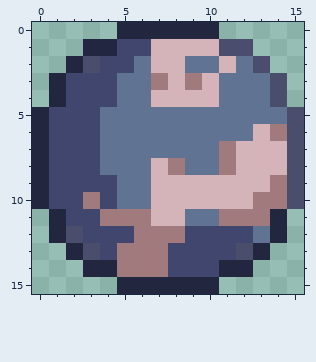
One commit to this pixel-art sprite: precursorracekrakoth_arcanapatch/objects/atprk_relicseeker/atprk_planetpins/atprk_arcanaferociouspin.png. This is how it looked before the edit.
The file is 16x16 pixels.
After the commit:
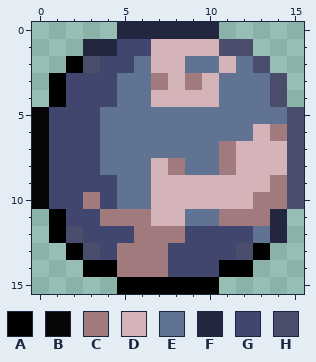
Palette (. is transparent): A #000000  B #070508  C #a17a7e  D #d4b4b8  E #617392  F #22263f  G #40466d  H #4a4e6c
The edit:
{"y":2,"x":2,"old":"F","new":"A"}
{"y":3,"x":1,"old":"F","new":"A"}
{"y":4,"x":1,"old":"F","new":"A"}
{"y":5,"x":0,"old":"F","new":"B"}
{"y":6,"x":0,"old":"F","new":"B"}
{"y":7,"x":0,"old":"F","new":"B"}
{"y":8,"x":0,"old":"F","new":"B"}
{"y":9,"x":0,"old":"F","new":"B"}
{"y":10,"x":0,"old":"F","new":"B"}
{"y":11,"x":1,"old":"F","new":"A"}
{"y":12,"x":1,"old":"F","new":"A"}
{"y":13,"x":2,"old":"F","new":"A"}
{"y":13,"x":13,"old":"F","new":"A"}
{"y":14,"x":3,"old":"FF","new":"AA"}
{"y":14,"x":11,"old":"FF","new":"AA"}
{"y":15,"x":5,"old":"FFFFFF","new":"AAAAAA"}
{"label":"changed","picture_box":[32,56,270,294]}
